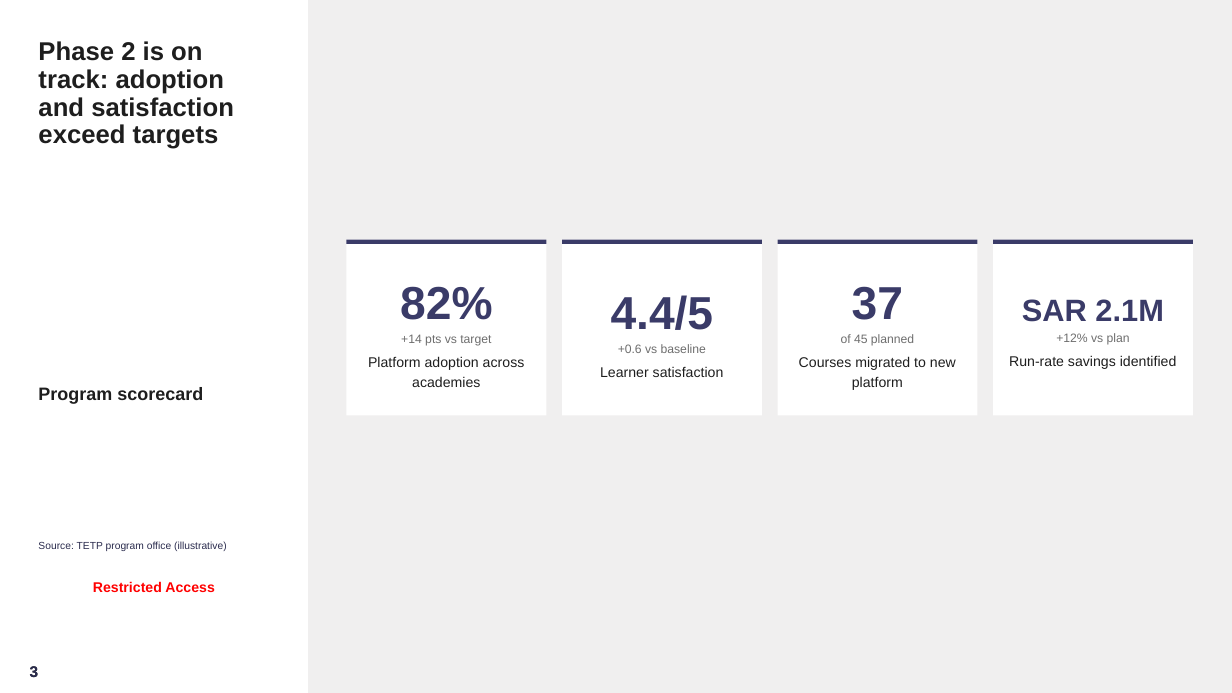
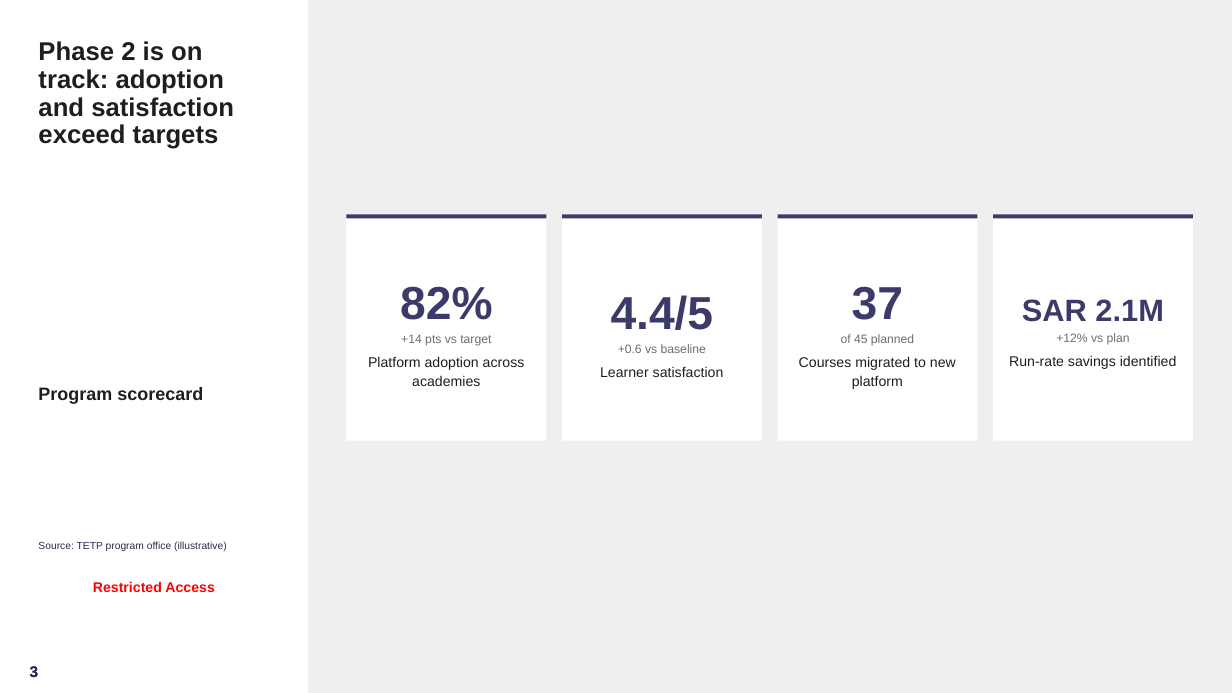
Before and after one commit to ammarkojok/Consulting-Toolkit, a slide deck: slide 3 of .claude/skills/tetp-deck/examples/example-deck.pptx. Drawn at 1232x693 pixels with LibreOffice and Linux fonts; fonts in the diff are those of the drawing; background and template pictures are left out. Boxes give left, top, right and bottom in pixels: in the first picture for what was removed or moved away, otherwise in the second. Text is boxed around its words. In the diff, an @@ line names an element or a change of style, - is before the commit and + after.

```diff
--- a/.claude/skills/tetp-deck/examples/example-deck.pptx
+++ b/.claude/skills/tetp-deck/examples/example-deck.pptx
@@ rectangle: place and size @@
-rectangle at (347, 240, 546, 416)
+rectangle at (347, 214, 546, 441)
@@ rectangle: place and size @@
-rectangle at (562, 240, 762, 416)
+rectangle at (562, 214, 762, 441)
@@ rectangle: place and size @@
-rectangle at (777, 240, 977, 416)
+rectangle at (777, 214, 977, 441)
@@ rectangle: place and size @@
-rectangle at (994, 240, 1193, 416)
+rectangle at (994, 214, 1193, 441)
@@ 4 rectangles: place and size @@
-4 rectangles at (347, 240, 1193, 244)
+4 rectangles at (347, 214, 1193, 218)
```
Also in this commit, not shown: 1 other slide changed, 2 other files.
